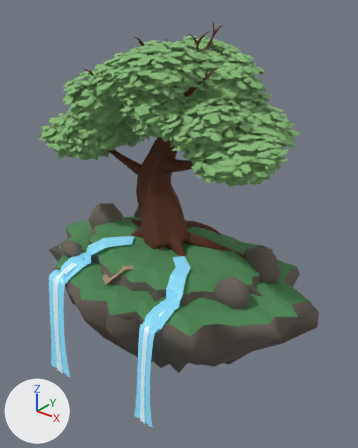
The FBX model apps/life-tree-unity/Assets/Art/Generated/生命樹庭園.fbx: old version first, new version second.
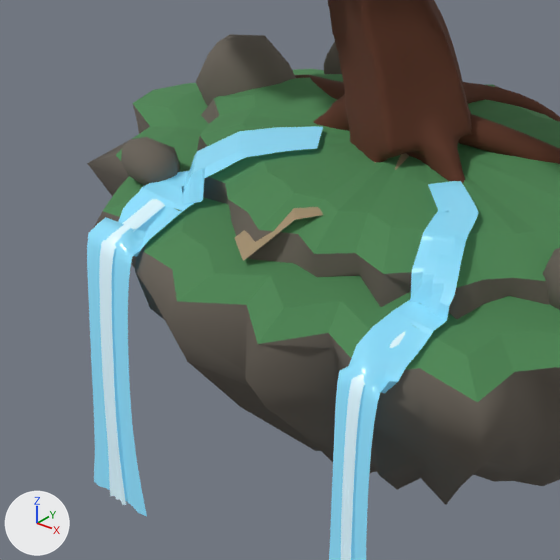
There are two pictures of each version: one whole from a 50 mm lens placed at (7.5, -8.91, 6.13), pointed at (0.3, 0.08, 0.55), one close up on the part from 5% to 61% of the width and 43% to 88% of the height. Every picture has the same lights, and +X, +Y and +Z are marked at lower left. The last two pictures show the newer version. Where no turn or scale is listed for an object, it has been applied to the vertices. Vertices at exactly the same position are counted once.

The first close-up shows '中央島_岩塊_01', '中央島_岩塊_05', '主幹', '垂根_01', '垂根_02', '水沫內光_中央右', '水沫內光_中央左', '浮島_中央生命島', '溪流_中央右', '溪流_中央左', '瀑布_中央右', '瀑布_中央左' and 4 more.
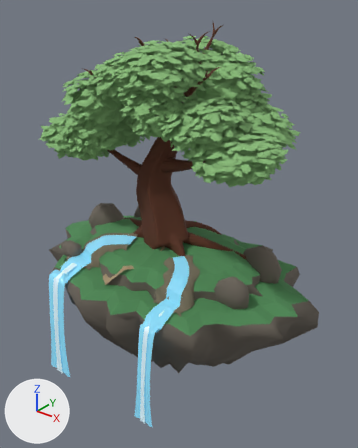
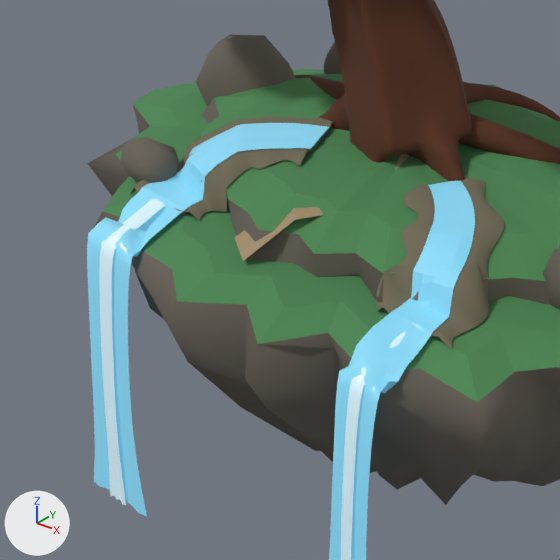
What differs and where, as boxes [x1, y1, x2, y2] in the close-ups (560 x 560 px):
'溪流_中央右', reshaped: before [391, 181, 479, 335]; after [391, 181, 475, 335]
'溪流_中央左', reshaped: before [139, 126, 323, 211]; after [139, 123, 329, 211]
'溪岸_中央右_1', added: after [431, 177, 504, 351]
'溪岸_中央右_0', added: after [376, 184, 435, 313]
'溪岸_中央左_1', added: after [183, 149, 310, 221]
'溪岸_中央左_0', added: after [130, 116, 333, 195]
'河床_中央左', added (mostly hidden): after [174, 130, 330, 214]

Patch to the scene script:
```diff
--- a/apps/life-tree-unity/Assets/Art/Generated/生命樹庭園.fbx.py
+++ b/apps/life-tree-unity/Assets/Art/Generated/生命樹庭園.fbx.py
@@ mat_溪岸濕土 @@
+mat_溪岸濕土 = principled_material('溪岸濕土')
+mat_溪岸濕土.base_color = (0.18, 0.16, 0.105)  # dark yellow #766f5b
+mat_溪岸濕土.roughness = 0.98
@@ me_溪流_中央左 @@
 # used by ob_溪流_中央左; location = (0.0, 0.0, 0.0)
-me_溪流_中央左.from_pydata(...)  # 265 vertices, 208 faces; spans x -2.04..-0.57, y -1.76..-0.418, z -0.533..0.026
+me_溪流_中央左.from_pydata(...)  # 330 vertices, 260 faces; spans x -2.04..-0.626, y -1.76..-0.389, z -0.533..0.028
+# me_溪流_中央左 part 1: 260 vertices removed from x -2.038..-0.57, y -1.728..-0.418, z -0.503..0.026; 325 vertices added at x -2.038..-0.626, y -1.735..-0.389, z -0.504..0.028
 me_溪流_中央左.materials.append(mat_瀑布微光)
@@ me_溪流_中央右 @@
 # used by ob_溪流_中央右; location = (0.0, 0.0, 0.0)
-me_溪流_中央右.from_pydata(...)  # 255 vertices, 200 faces; spans x 0.691..1.67, y -1.83..-0.424, z -0.507..0.04
+me_溪流_中央右.from_pydata(...)  # 265 vertices, 208 faces; spans x 0.7..1.67, y -1.83..-0.419, z -0.507..0.039
+# me_溪流_中央右 part 2: 249 vertices removed from x 0.691..1.669, y -1.799..-0.424, z -0.487..0.04; 259 vertices added at x 0.7..1.669, y -1.812..-0.419, z -0.486..0.039
 me_溪流_中央右.materials.append(mat_瀑布微光)
@@ me_溪岸_中央左_0 @@
+me_溪岸_中央左_0.from_pydata(...)  # 198 vertices, 130 faces; spans x -2.23..-0.77, y -1.76..-0.18, z -0.62..0.05
+me_溪岸_中央左_0.materials.append(mat_溪岸濕土)  # dark yellow #766f5b
@@ me_溪岸_中央右_0 @@
+me_溪岸_中央右_0.from_pydata(...)  # 159 vertices, 104 faces; spans x 0.595..1.261, y -1.83..-0.66, z -0.522..0.061
+me_溪岸_中央右_0.materials.append(mat_溪岸濕土)  # dark yellow #766f5b
@@ me_河床_中央左 @@
+me_河床_中央左.from_pydata(...)  # 330 vertices, 260 faces; spans x -2.04..-0.626, y -1.76..-0.389, z -0.568..-0.007
+me_河床_中央左.materials.append(mat_溪岸濕土)  # dark yellow #766f5b
@@ me_溪岸_中央左_1 @@
+me_溪岸_中央左_1.from_pydata(...)  # 198 vertices, 130 faces; spans x -1.427..-0.546, y -1.76..-0.788, z -0.539..0.038
+me_溪岸_中央左_1.materials.append(mat_溪岸濕土)  # dark yellow #766f5b
@@ me_溪岸_中央右_1 @@
+me_溪岸_中央右_1.from_pydata(...)  # 159 vertices, 104 faces; spans x 0.85..1.89, y -1.83..-0.21, z -0.56..0.05
+me_溪岸_中央右_1.materials.append(mat_溪岸濕土)  # dark yellow #766f5b
@@ ob_溪岸_中央左_0 @@
+ob_溪岸_中央左_0 = bpy.data.objects.new('溪岸_中央左_0', me_溪岸_中央左_0)
+ob_溪岸_中央左_0.location = (0.0, 0.0, 0.0)
@@ ob_溪岸_中央右_0 @@
+ob_溪岸_中央右_0 = bpy.data.objects.new('溪岸_中央右_0', me_溪岸_中央右_0)
+ob_溪岸_中央右_0.location = (0.0, 0.0, 0.0)
@@ ob_河床_中央左 @@
+ob_河床_中央左 = bpy.data.objects.new('河床_中央左', me_河床_中央左)
+ob_河床_中央左.location = (0.0, 0.0, 0.0)
@@ ob_溪岸_中央左_1 @@
+ob_溪岸_中央左_1 = bpy.data.objects.new('溪岸_中央左_1', me_溪岸_中央左_1)
+ob_溪岸_中央左_1.location = (0.0, 0.0, 0.0)
@@ ob_溪岸_中央右_1 @@
+ob_溪岸_中央右_1 = bpy.data.objects.new('溪岸_中央右_1', me_溪岸_中央右_1)
+ob_溪岸_中央右_1.location = (0.0, 0.0, 0.0)
```
